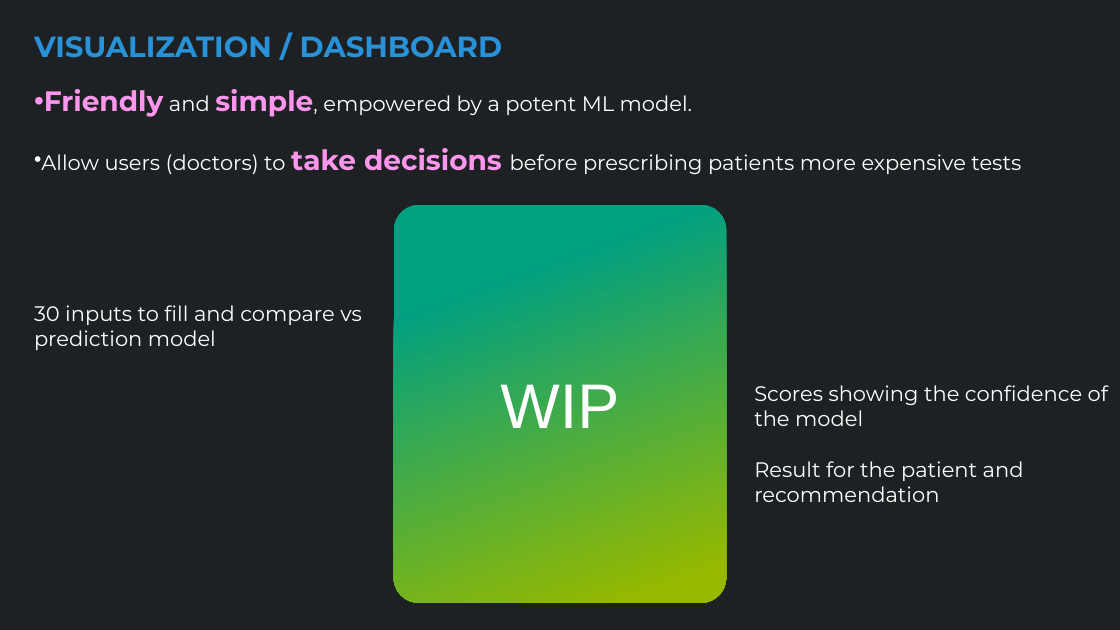
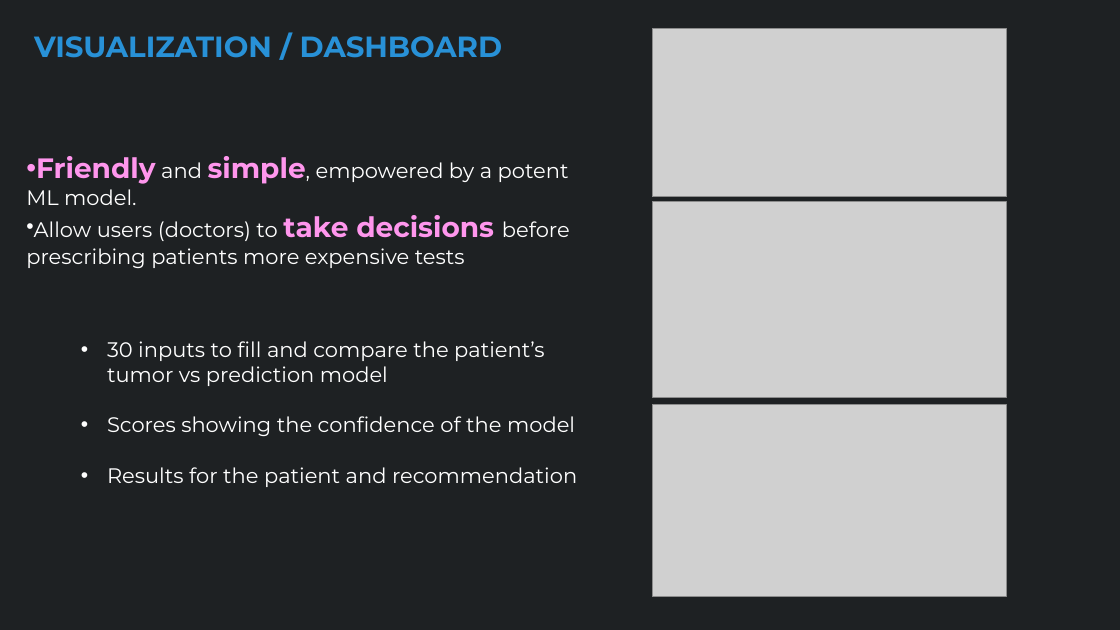
Before and after one commit to MajoGarciaMontes/FINAL-PROJECT, a slide deck: slide 8 of Presentation/Breast cancer ML.pptx. Drawn at 1120x630 pixels with LibreOffice and Linux fonts; fonts in the diff are those of the drawing; grey boxes stand for pictures. Boxes give left, top, right and bottom in pixels: in the first picture for what was removed or moved away, otherwise in the second. Text is boxed around its words. In the diff, an @@ line names an element or a change of style, - is before the commit and + after.

```diff
--- a/Presentation/Breast cancer ML.pptx
+++ b/Presentation/Breast cancer ML.pptx
@@ picture added at [652,29,1007,197] @@
@@ text "Friendly and simple, empowered by ..." rewrapped from [41,89,1021,174] to [26,156,570,268] @@
@@ rounded rectangle removed at [394,205,727,603] @@
-WIP
@@ picture added at [652,202,1007,397] @@
@@ text at [107,341,577,487]: text changed @@
-30 inputs to fill and compare vs prediction model
+• 30 inputs to fill and compare the patient’s tumor vs prediction model
+• Scores showing the confidence of the model
+• Results for the patient and recommendation
@@ text removed at [754,385,1108,502] @@
-Scores showing the confidence of the model
-Result for the patient and recommendation
@@ picture added at [652,405,1007,597] @@
```
Also in this commit, not shown: 2 other slides changed.
